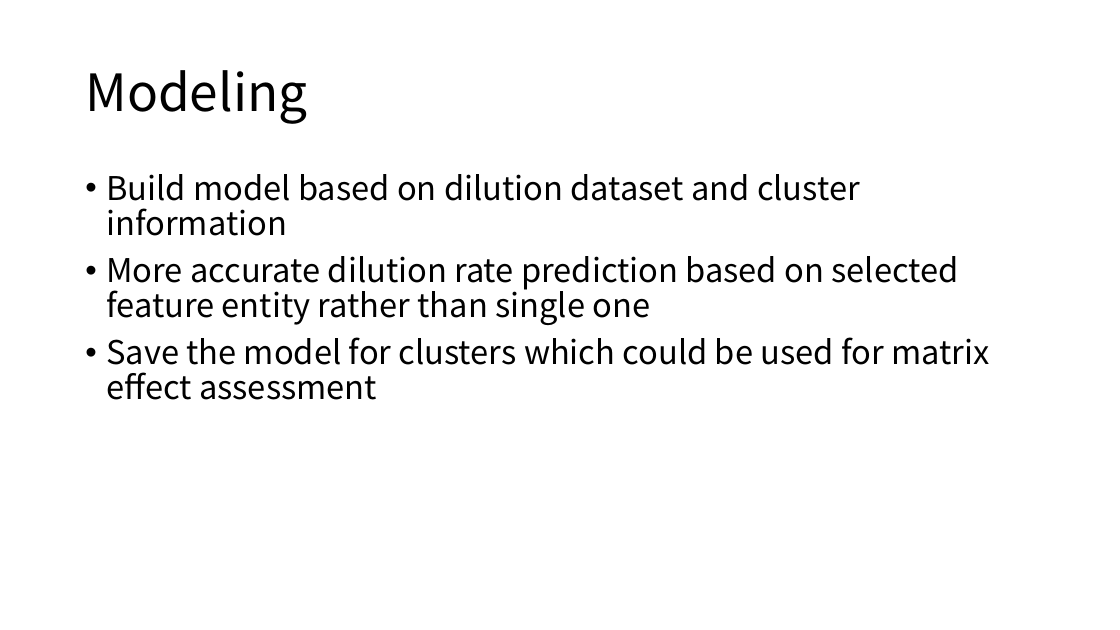
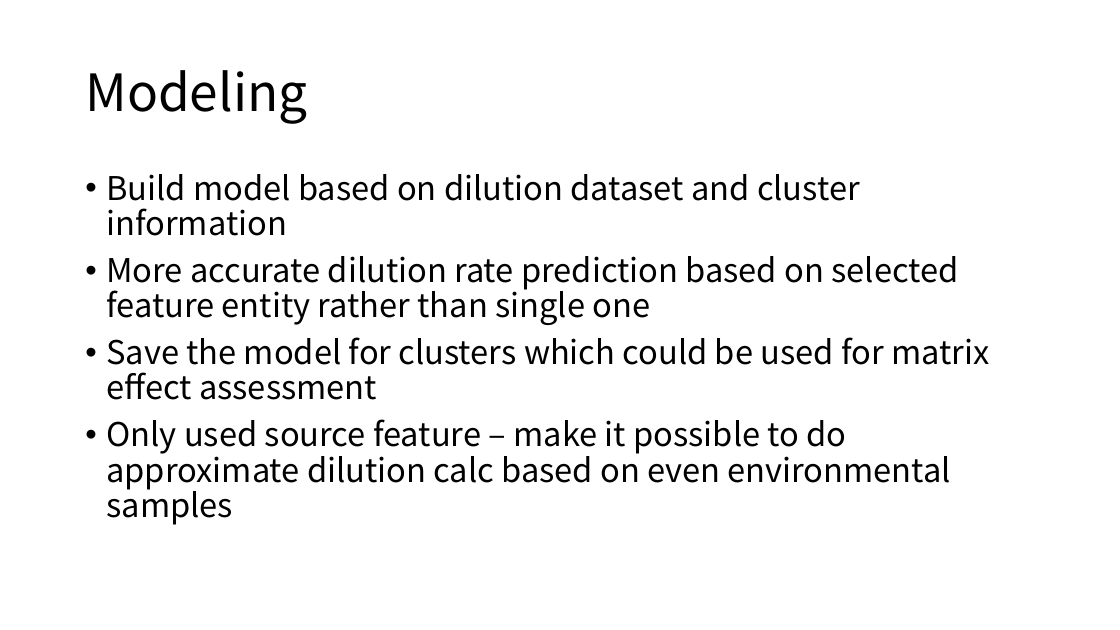
Before and after one commit to XiminHu/mass-suite, a slide deck: slide 12 of doc/20200619 Capstone-Second phase update.pptx (slide 11 before the commit). Drawn at 1120x630 pixels with LibreOffice and Linux fonts; fonts in the diff are those of the drawing. Boxes give left, top, right and bottom in pixels: in the first picture for what was removed or moved away, otherwise in the second. Text is boxed around its words. In the diff, an @@ line names an element or a change of style, - is before the commit and + after.

Commit message:
modeling function wrap up

```diff
--- a/doc/20200619 Capstone-Second phase update.pptx
+++ b/doc/20200619 Capstone-Second phase update.pptx
@@ text at (106,419,951,525): paragraph added @@
+• Only used source feature – make it possible to do approximate dilution calc based on even environmental samples
```
Also in this commit, not shown: 3 slides added, 3 other files.
